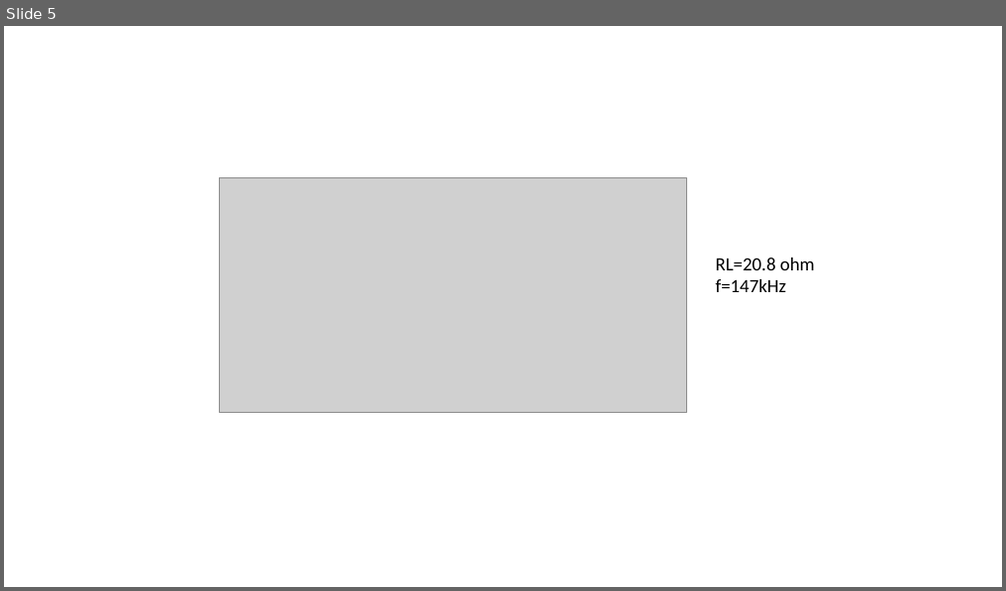
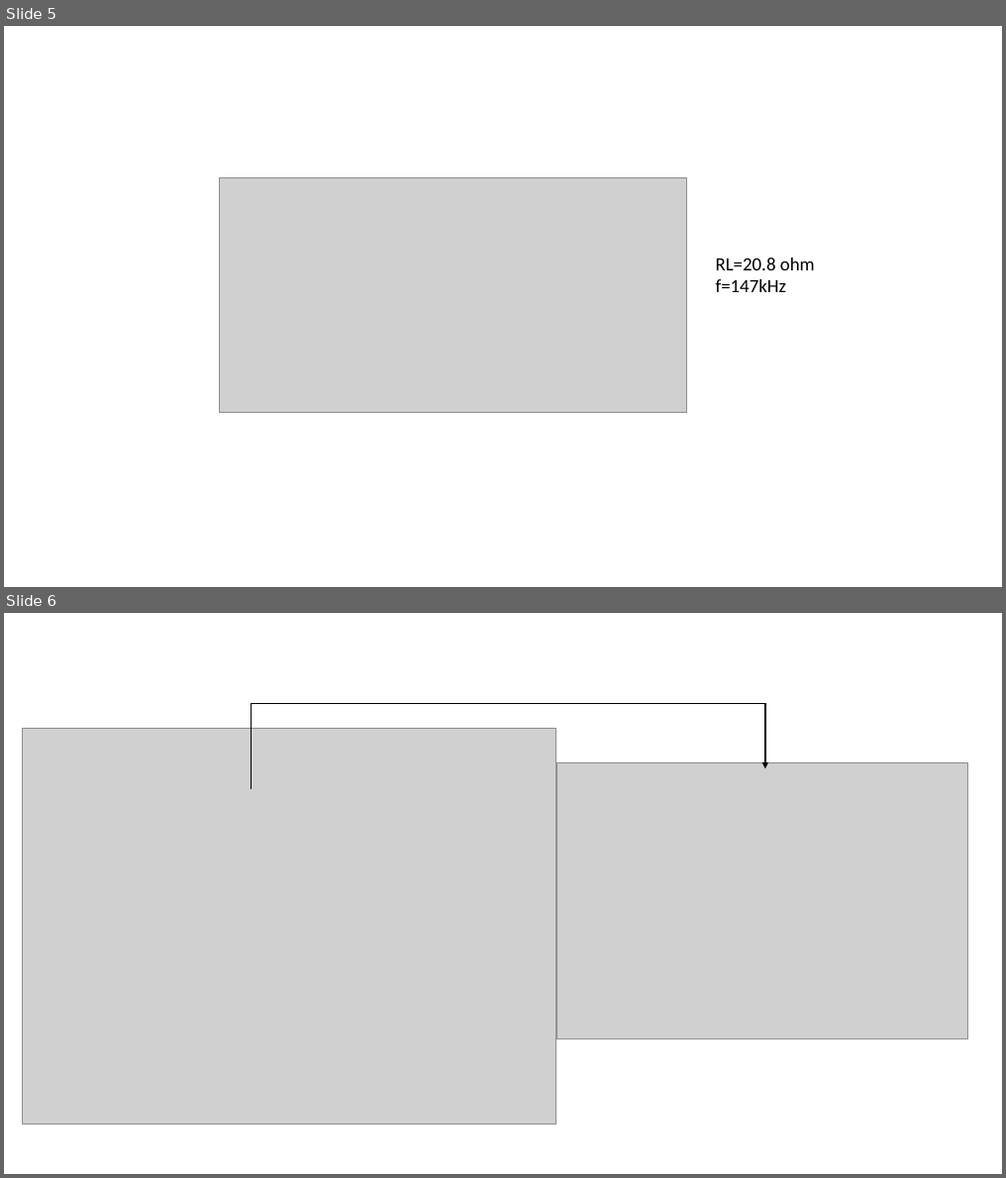
Before and after one commit to EnesAyaz/Studies, a slide deck: WPT/3-coil/experiment-results-tubitak/Tubitak-Final Rapor.pptx. Shown one above the other, each under a label of ours: slide 5 before the commit, slides 5 and 6 after it. The pictures are 1006x591 and 1006x1178 pixels, drawn with LibreOffice and Linux fonts; fonts in the diff are those of the drawing; grey boxes stand for pictures. Boxes give left, top, right and bottom in pixels: in the first picture for what was removed or moved away, otherwise in the second. Text is boxed around its words. In the diff, an @@ line names an element or a change of style, - is before the commit and + after.

```diff
--- a/WPT/3-coil/experiment-results-tubitak/Tubitak-Final Rapor.pptx
+++ b/WPT/3-coil/experiment-results-tubitak/Tubitak-Final Rapor.pptx
@@ slide 6 added at [4, 613, 1002, 1174], background #FFFFFF @@
@@ picture added at [23, 728, 556, 1124] @@
@@ line added from (252, 703) to (252, 789), #000000 1.5 pt @@
@@ line added from (765, 703) to (252, 703), #000000 1.5 pt @@
@@ arrow added from (765, 703) to (765, 768), #000000 1.5 pt @@
@@ picture added at [556, 762, 968, 1039] @@
```
Also in this commit, not shown: 3 other slides added, 49 other files.
